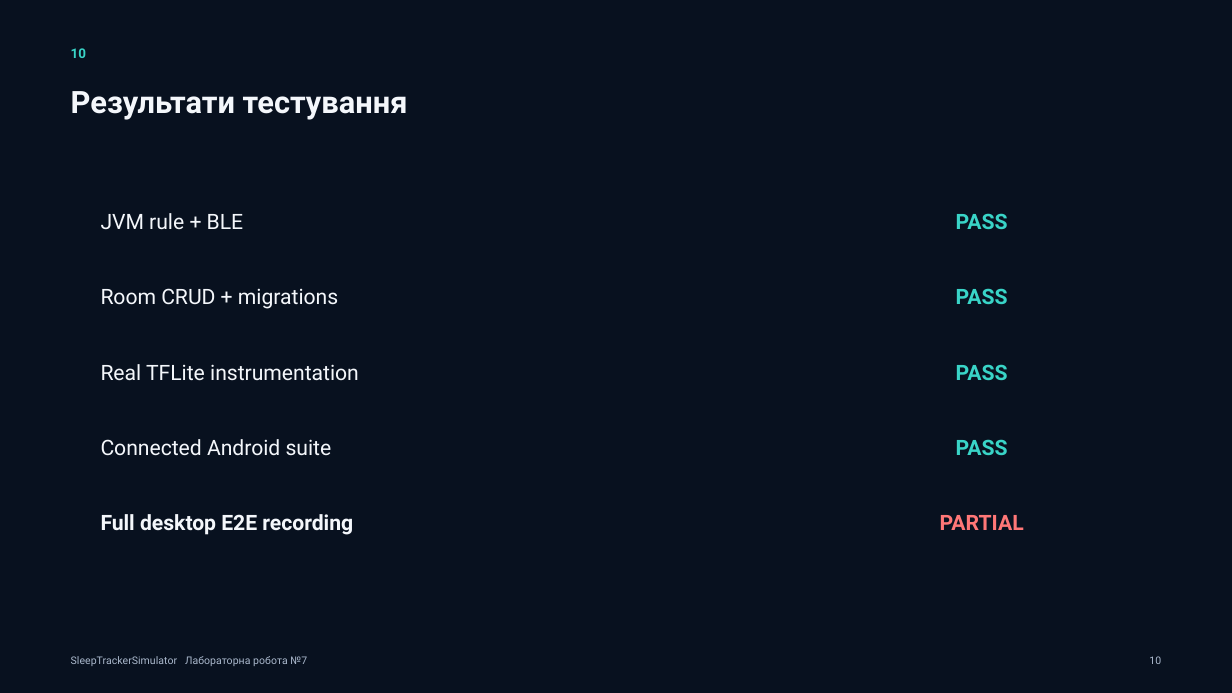
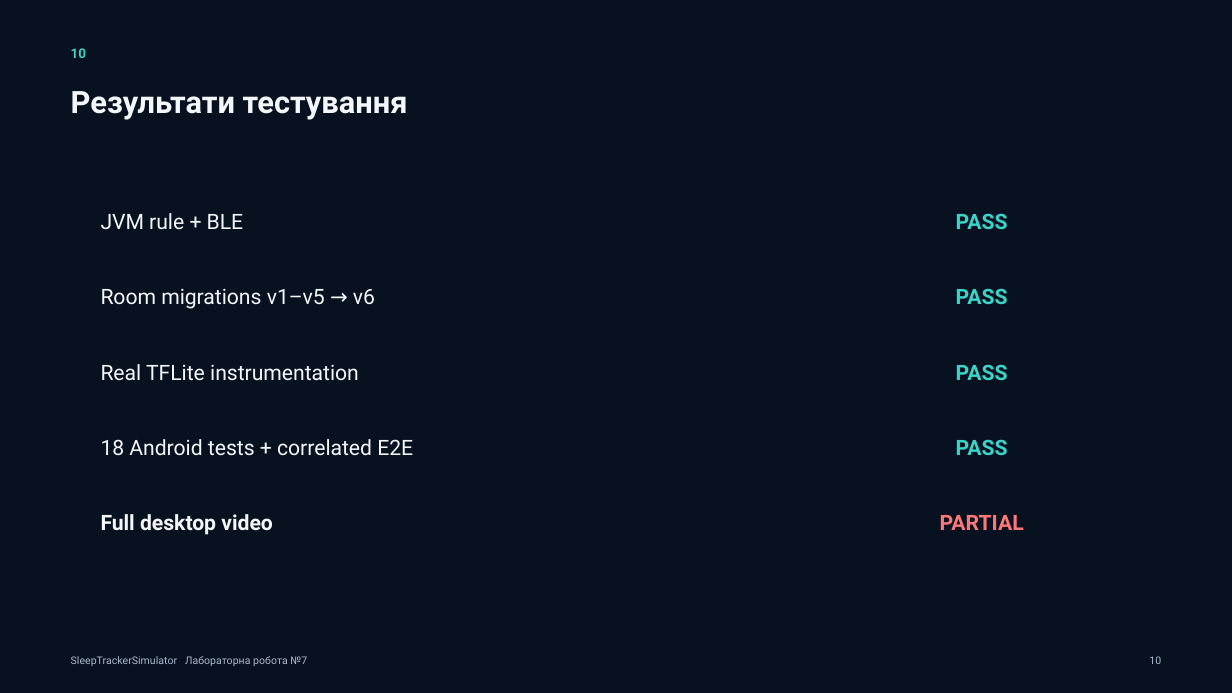
Before and after one commit to Eclipse-XS/SleepTrackerSimulator, a slide deck: slide 10 of deliverables/ЛР-7_Презентація_SleepTrackerSimulator.pptx. Drawn at 1232x693 pixels with LibreOffice and Linux fonts; fonts in the diff are those of the drawing. Boxes give left, top, right and bottom in pixels: in the first picture for what was removed or moved away, otherwise in the second. Text is boxed around its words. In the diff, an @@ line names an element or a change of style, - is before the commit and + after.

```diff
--- a/deliverables/ЛР-7_Презентація_SleepTrackerSimulator.pptx
+++ b/deliverables/ЛР-7_Презентація_SleepTrackerSimulator.pptx
@@ text at <box>101,288,375,309</box>: text changed @@
-Room CRUD + migrations
+Room migrations v1–v5 → v6
@@ text at <box>101,439,413,456</box>: text changed @@
-Connected Android suite
+18 Android tests + correlated E2E
@@ text at <box>101,514,273,535</box>: text changed @@
-Full desktop E2E recording
+Full desktop video
```
Also in this commit, not shown: 6 other slides changed, 36 other files.
